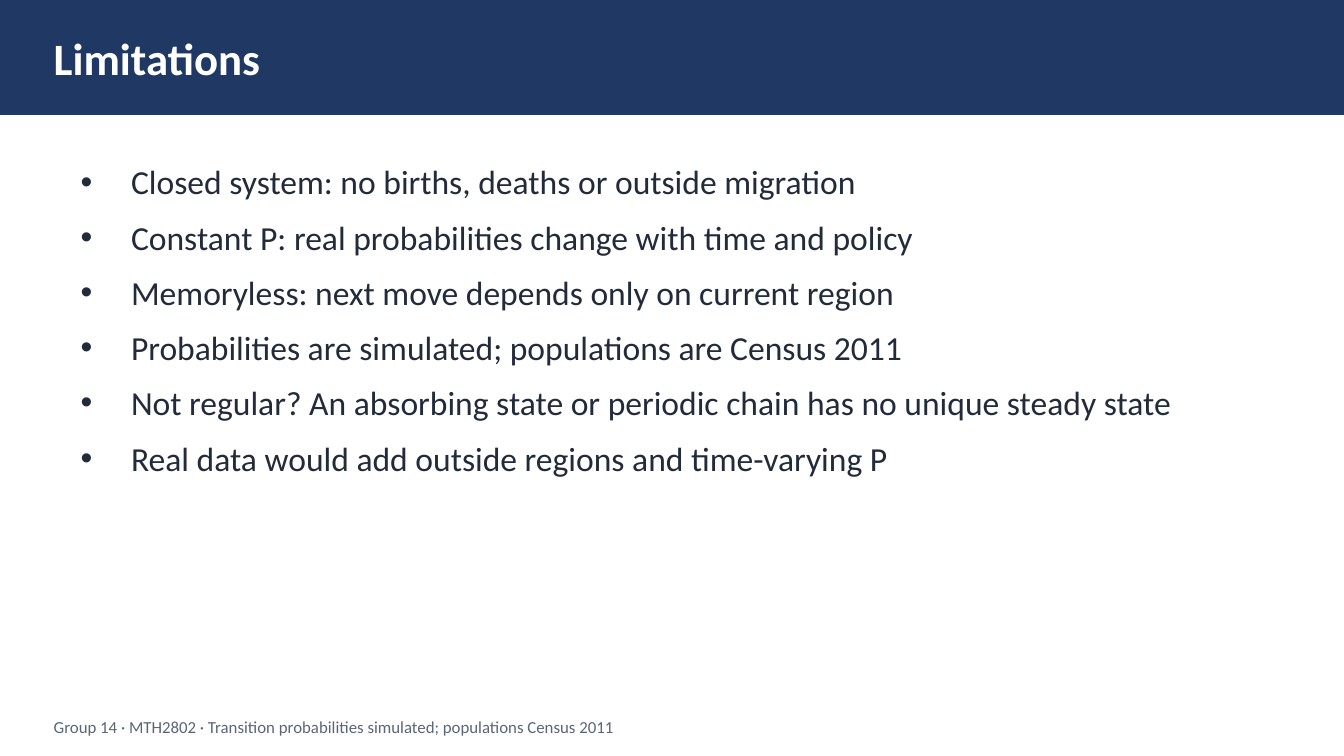
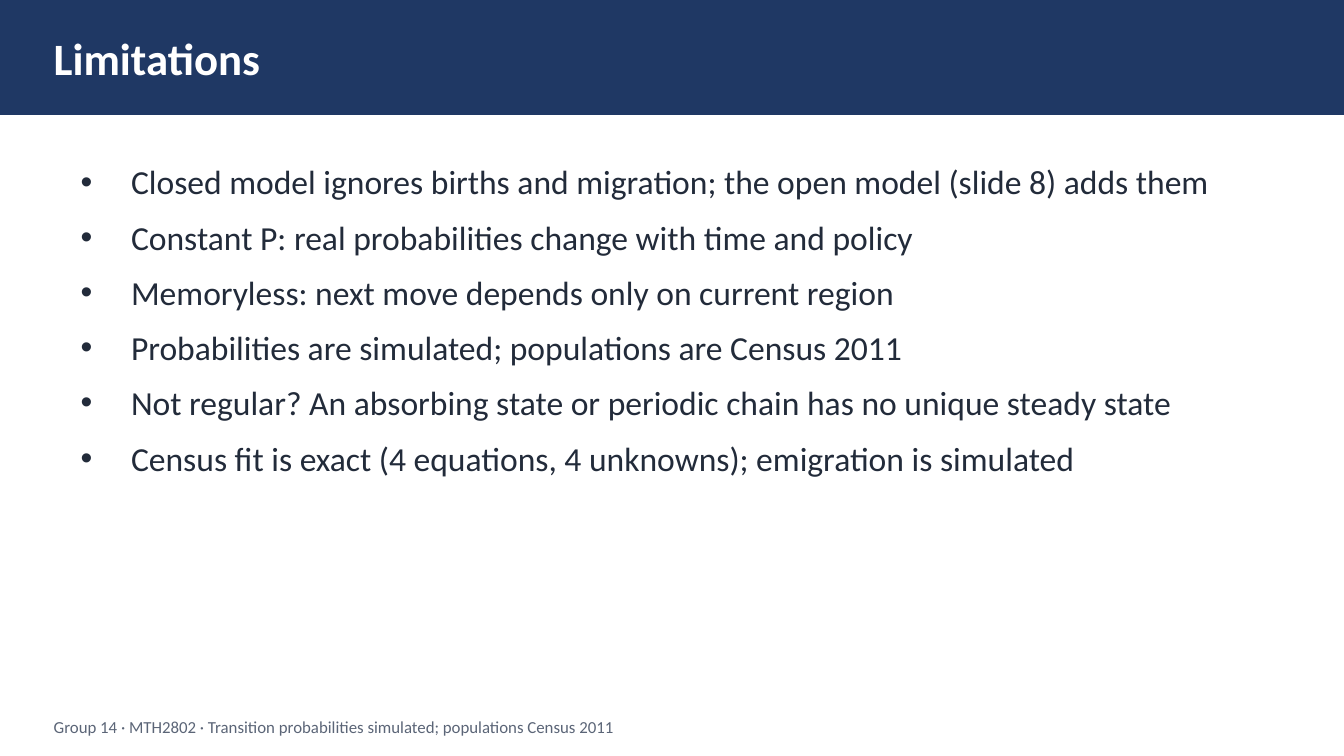
Before and after one commit to CRYPT-hack/population-prediction-, a slide deck: slide 9 of submission/Group14_Slides.pptx. Drawn at 1344x756 pixels with LibreOffice and Linux fonts; fonts in the diff are those of the drawing. Boxes give left, top, right and bottom in pixels: in the first picture for what was removed or moved away, otherwise in the second. Text is boxed around its words. In the diff, an @@ line names an element or a change of style, - is before the commit and + after.

```diff
--- a/submission/Group14_Slides.pptx
+++ b/submission/Group14_Slides.pptx
@@ text at [131, 169, 1208, 200]: text changed @@
-• Closed system: no births, deaths or outside migration
+• Closed model ignores births and migration; the open model (slide 8) adds them
@@ text at [131, 446, 1074, 477]: text changed @@
-• Real data would add outside regions and time-varying P
+• Census fit is exact (4 equations, 4 unknowns); emigration is simulated
```
Also in this commit, not shown: 1 other slide changed.
